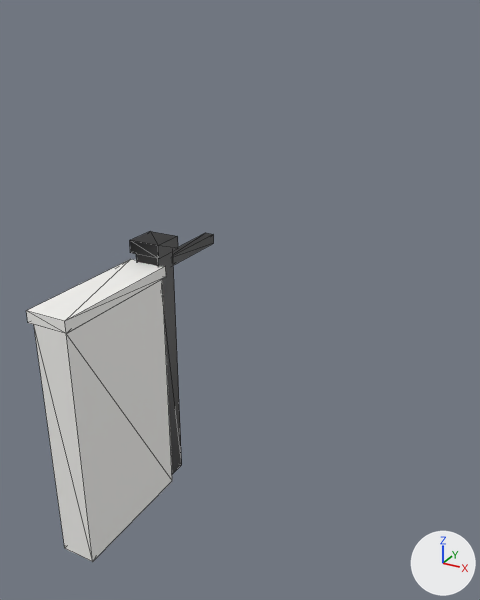
One commit to the glTF model backend/uploads/models/model_206.glb: the scene before it, then after it.
One viewpoint serves both versions: a camera (50 mm lens) standing at (6.53, -8.5, 1.83) and looking at (4.89, -5.52, 0.34). Lighting does not change. The marker at lower right points along +X, +Y and +Z. The first picture is the older version. Mesh edges are drawn as thin lines. Vertices at exactly the same position are counted once.

The older version as bpy lines, for what is in view:
```python
me_mesh_0 = bpy.data.meshes.new('Mesh_0')
me_mesh_0.from_pydata(...)  # 39 vertices, 60 faces; spans x 5.023..5.182, y -7.157..-6.187, z 0.0..1.049
# faces by material slot: [24, 36]
me_mesh_0.materials.append(mat_trim)  # white #f7f6f3
me_mesh_0.materials.append(mat_mvnewel)  # black #141416
ob_root = bpy.data.objects.new('root', me_mesh_0)
ob_root.location = (0.0, 0.0, 0.0)
```
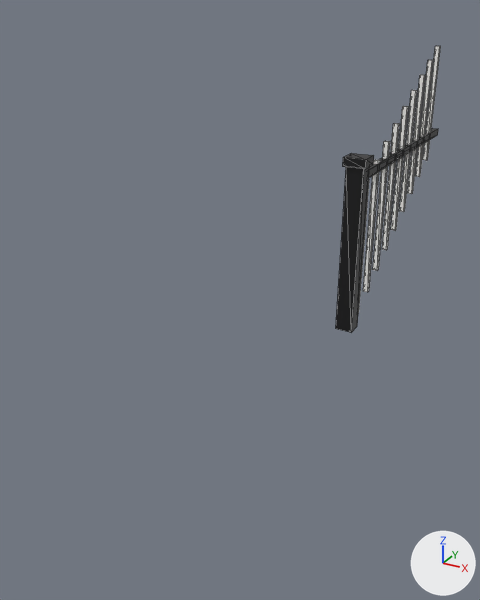
The change, as JSON lines over the scene's bpy script:
```json
{"op": "add", "block": "mat_m2newel", "code": ["mat_m2newel = principled_material('m2newel')", "mat_m2newel.base_color = (0.00605, 0.00605, 0.007)  # black #121214", "mat_m2newel.roughness = 0.42"]}
{"block": "me_mesh_0", "where": "# used by ob_root; location = (0.0, 0.0, 0.0)"}
{"op": "remove", "block": "me_mesh_0", "code": "me_mesh_0.from_pydata(...)  # 39 vertices, 60 faces; spans x 5.023..5.182, y -7.157..-6.187, z 0.0..1.049"}
{"op": "add", "block": "me_mesh_0", "code": "me_mesh_0.from_pydata(...)  # 96 vertices, 144 faces; spans x 5.236..5.371, y -4.956..-3.091, z 0.0..1.582"}
{"block": "me_mesh_0", "change": "me_mesh_0 part 1: a new loose piece, a box spanning x 5.252..5.355, y -4.941..-4.837, z 0.0..1.018, in mat_m2newel (black #121214)"}
{"block": "me_mesh_0", "change": "me_mesh_0 part 2: a new loose piece, a box spanning x 5.236..5.371, y -4.956..-4.822, z 1.018..1.07, in mat_m2newel (black #121214)"}
{"block": "me_mesh_0", "change": "me_mesh_0 part 3: a new loose piece, a box spanning x 5.281..5.326, y -4.798..-3.091, z 0.92..0.966, in mat_m2newel (black #121214)"}
{"block": "me_mesh_0", "change": "me_mesh_0 part 4: a new loose piece, a box spanning x 5.288..5.319, y -4.737..-4.706, z 0.03..0.899, in mat_trim (white #f7f6f3)"}
{"block": "me_mesh_0", "change": "me_mesh_0 part 5: a new loose piece, a box spanning x 5.288..5.319, y -4.56..-4.529, z 0.122..0.985, in mat_trim (white #f7f6f3)"}
{"block": "me_mesh_0", "change": "me_mesh_0 part 6: a new loose piece, a box spanning x 5.288..5.319, y -4.383..-4.353, z 0.213..1.07, in mat_trim (white #f7f6f3)"}
{"block": "me_mesh_0", "change": "me_mesh_0 part 7: a new loose piece, a box spanning x 5.288..5.319, y -4.206..-4.176, z 0.305..1.155, in mat_trim (white #f7f6f3)"}
{"block": "me_mesh_0", "change": "me_mesh_0 part 8: a new loose piece, a box spanning x 5.288..5.319, y -4.029..-3.999, z 0.396..1.241, in mat_trim (white #f7f6f3)"}
{"block": "me_mesh_0", "change": "me_mesh_0 part 9: a new loose piece, a box spanning x 5.288..5.319, y -3.853..-3.822, z 0.488..1.326, in mat_trim (white #f7f6f3)"}
{"block": "me_mesh_0", "change": "me_mesh_0 part 10: a new loose piece, a box spanning x 5.288..5.319, y -3.676..-3.645, z 0.579..1.411, in mat_trim (white #f7f6f3)"}
{"block": "me_mesh_0", "change": "me_mesh_0 part 11: a new loose piece, a box spanning x 5.288..5.319, y -3.499..-3.469, z 0.671..1.497, in mat_trim (white #f7f6f3)"}
{"block": "me_mesh_0", "change": "me_mesh_0 part 12: a new loose piece, a box spanning x 5.288..5.319, y -3.322..-3.292, z 0.762..1.582, in mat_trim (white #f7f6f3)"}
{"block": "me_mesh_0", "change": "me_mesh_0 part 13: the loose piece of 15 vertices spanning x 5.023..5.182, y -7.157..-6.62, z 0.0..0.963 is deleted"}
{"block": "me_mesh_0", "change": "me_mesh_0 part 14: the loose piece of 8 vertices spanning x 5.044..5.172, y -6.648..-6.52, z 1.0..1.049 is deleted"}
{"block": "me_mesh_0", "change": "me_mesh_0 part 15: the loose piece of 8 vertices spanning x 5.089..5.128, y -6.553..-6.187, z 0.914..0.954 is deleted"}
{"block": "me_mesh_0", "change": "me_mesh_0 part 16: the loose piece of 8 vertices spanning x 5.06..5.157, y -6.632..-6.535, z 0.0..1.0 is deleted"}
{"op": "remove", "block": "me_mesh_0", "code": "me_mesh_0.materials.append(mat_mvnewel)  # black #141416"}
{"op": "add", "block": "me_mesh_0", "code": "me_mesh_0.materials.append(mat_m2newel)  # black #121214"}
```

Changed parts and their boxes [x1, y1, x2, y2] in the pictures (480 x 600 px):
```json
{"object": "root", "change": "reshaped", "before": [26, 231, 214, 562], "after": [336, 46, 441, 332], "on screen": "44% narrower, 14% shorter"}
{"part": 1, "of": "me_mesh_0", "change": "added", "after": [336, 167, 370, 332], "on screen": "black"}
{"part": 2, "of": "me_mesh_0", "change": "added", "after": [343, 153, 374, 169], "on screen": "black"}
{"part": 3, "of": "me_mesh_0", "change": "added", "after": [369, 128, 438, 177], "on screen": "black"}
{"part": 4, "of": "me_mesh_0", "change": "added", "after": [358, 181, 369, 313]}
{"part": 5, "of": "me_mesh_0", "change": "added", "after": [363, 160, 380, 292]}
{"part": 6, "of": "me_mesh_0", "change": "added", "after": [373, 141, 390, 271]}
{"part": 7, "of": "me_mesh_0", "change": "added", "after": [382, 123, 400, 250]}
{"part": 8, "of": "me_mesh_0", "change": "added", "after": [391, 106, 409, 230]}
{"part": 9, "of": "me_mesh_0", "change": "added", "after": [400, 90, 417, 212]}
{"part": 10, "of": "me_mesh_0", "change": "added", "after": [408, 75, 425, 194]}
{"part": 11, "of": "me_mesh_0", "change": "added", "after": [415, 60, 433, 177]}
{"part": 12, "of": "me_mesh_0", "change": "added", "after": [423, 46, 441, 160]}
{"part": 13, "of": "me_mesh_0", "change": "deleted", "before": [26, 259, 172, 562]}
{"part": 14, "of": "me_mesh_0", "change": "deleted", "before": [130, 231, 178, 259], "on screen": "black"}
{"part": 15, "of": "me_mesh_0", "change": "deleted", "before": [173, 233, 214, 265], "on screen": "black"}
{"part": 16, "of": "me_mesh_0", "change": "deleted", "before": [136, 251, 182, 474]}
```
